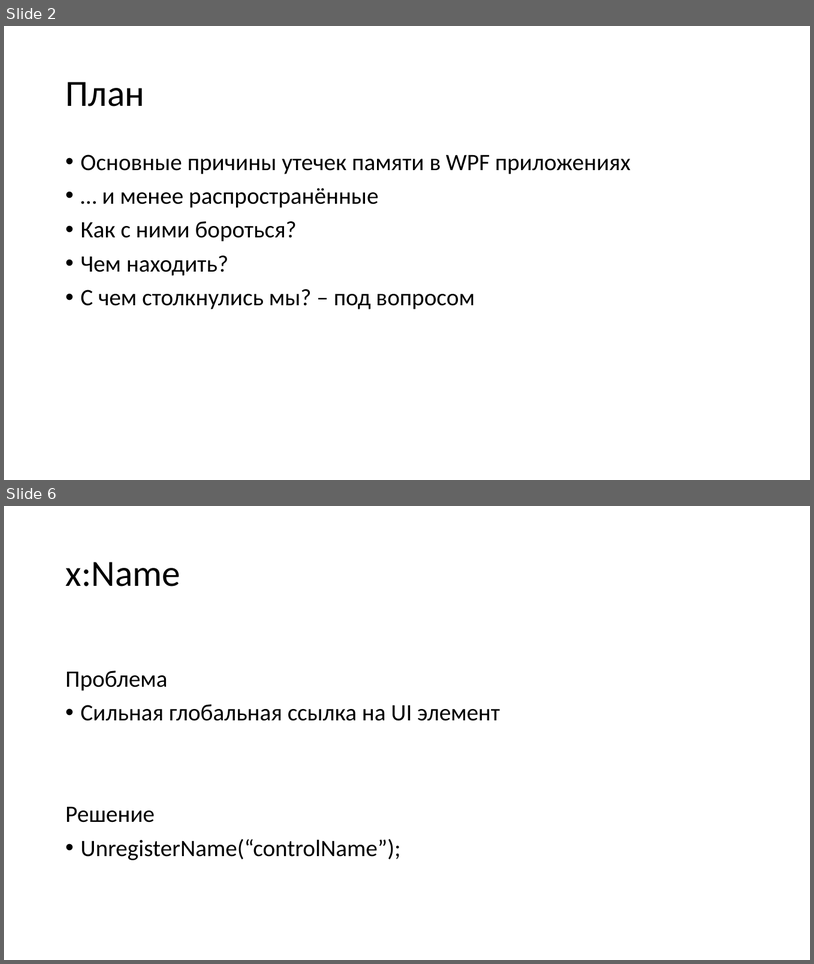
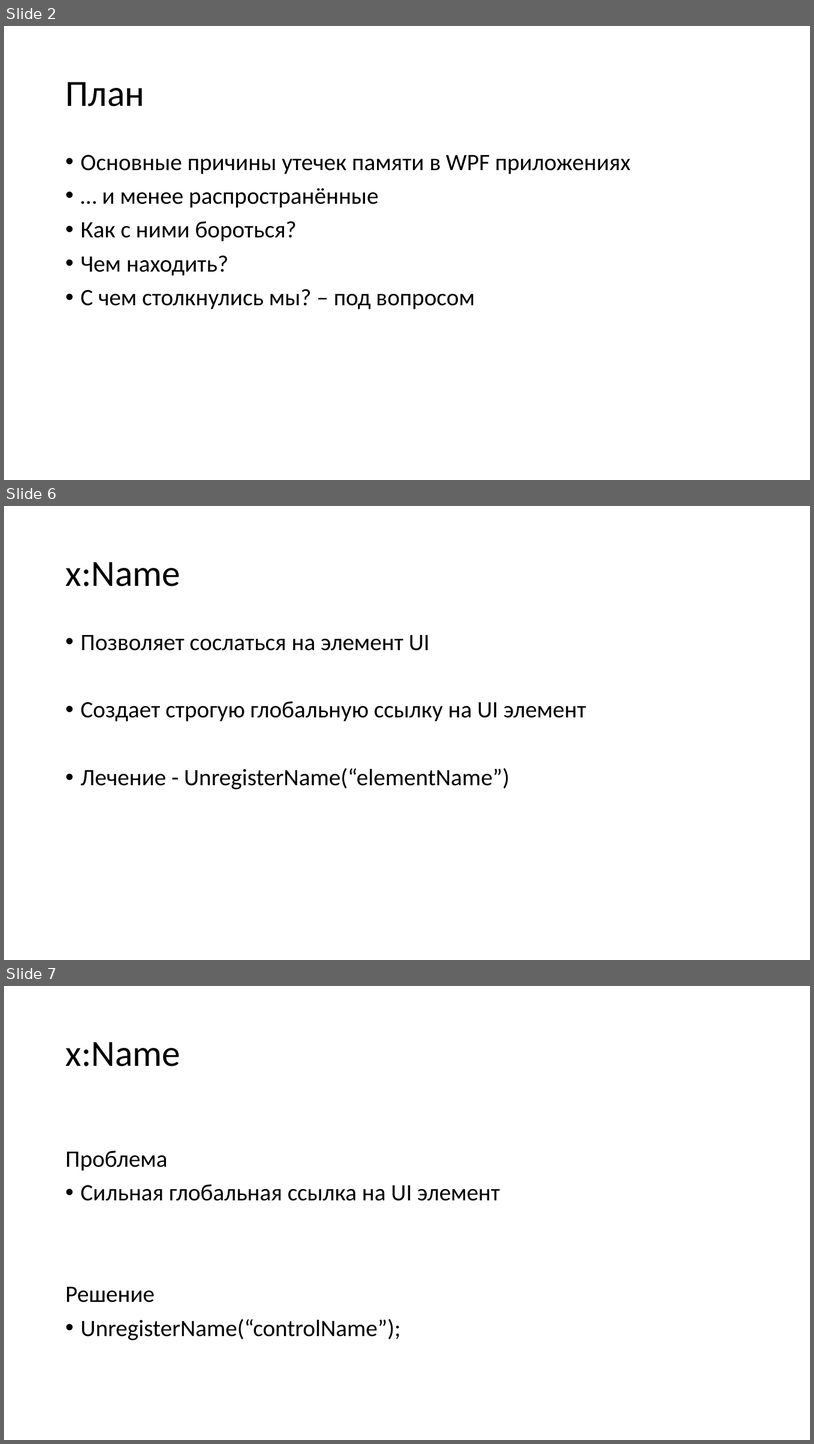
Before and after one commit to Talrandel/MemoryLeak, a slide deck: Утечки памяти.pptx. Shown one above the other, each under a label of ours: slides 2 and 6 before the commit, slides 2, 6 and 7 after it; the slides between them are not shown. The pictures are 814x964 and 814x1444 pixels, drawn with LibreOffice and Linux fonts; fonts in the diff are those of the drawing. Boxes give left, top, right and bottom in pixels: in the first picture for what was removed or moved away, otherwise in the second. Text is boxed around its words. In the diff, an @@ line names an element or a change of style, - is before the commit and + after.

```diff
--- a/Утечки памяти.pptx
+++ b/Утечки памяти.pptx
@@ slide 6 added at bbox=[4, 506, 810, 960], background #FFFFFF @@
@@ title added at bbox=[65, 562, 180, 586], 44 pt, text #000000 @@
+x:Name
@@ text added at bbox=[81, 635, 587, 789], 28 pt, text #000000 @@
+• Позволяет сослаться на элемент UI
+• Создает строгую глобальную ссылку на UI элемент
+• Лечение - UnregisterName(“elementName”)
@@ what was slide 6 is now slide 7 @@
```
Also in this commit, not shown: 1 slide changed, 4 other slides added, 6 slides removed.
